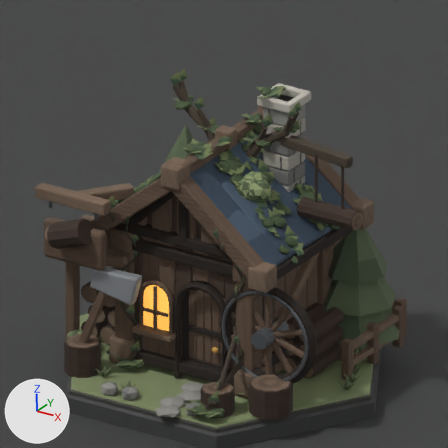
Two versions of the Blender file sources/buildings/woodcutter_hut.blend, one commit apart.
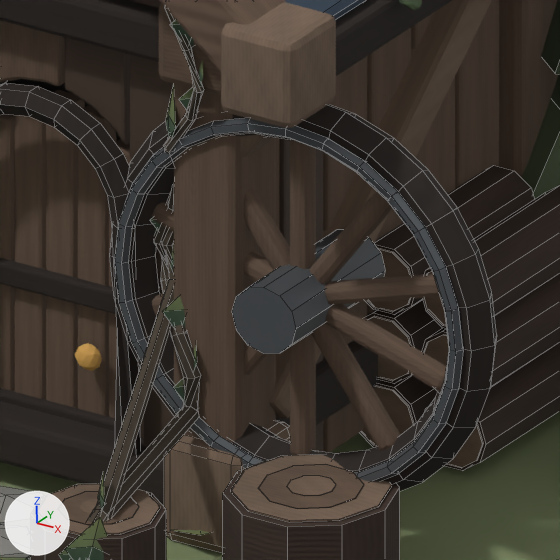
The first picture shows the older version from the file's camera 'Orthographic art camera'. The close-ups show the older and then the newer version on the part from 43% to 74% of the width and 58% to 89% of the height of that picture. Only the edits that show in the close-ups are written down. Every picture has the same lights, and +X, +Y and +Z are marked at lower left. The close-ups show mesh edges as thin lines.

In view in the first close-up: 'Chunky roof joinery.002', 'Corner upright.002', 'Corner upright.003', 'Door plank.001', 'Door plank.002', 'Heavy doorway frame', 'Hex meadow', 'Log bark.016', 'Side wall diagonal.001', 'Woodland great lumber saw wheel', 'Woodland saw axle', 'Woodland saw iron rim' and 75 more.
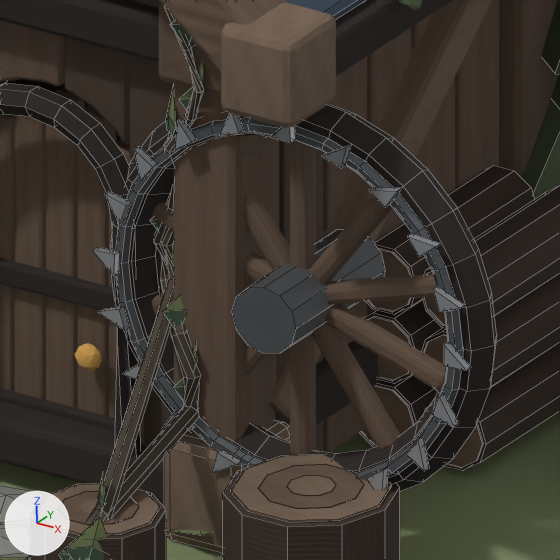
What the commit changed:
Mesh me_quality_single_saw_tooth_ring is new.
It has 120 vertices, 100 faces and spans x 0.58..2.1, y -1.08..-1.04, z 0.28..1.8.
It uses material mat_silver (grey #9ea2a6).
Object 'Quality single saw tooth ring' (ob_quality_single_saw_tooth_ring) is new; it shows me_quality_single_saw_tooth_ring.
Its parent is ob_woodland_role_proportions.
Its location is (0.0, 0.0, 0.0).

Pixel boxes [x1, y1, x2, y2] of what changed, in the close-ups (560 x 560 px):
'Quality single saw tooth ring', added: after [92, 114, 471, 490]
